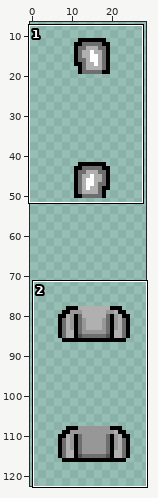
Two versions of one sprite sheet, Tower/Sprites/Player/dot_torsos.png. Above, an overview of the earlier version with the close-up marked.
Close-up. Before the edit:
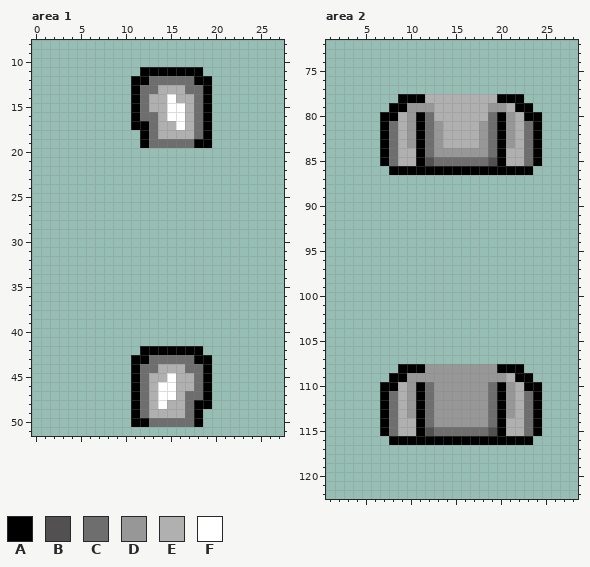
The file is 32x192 pixels. Shown: area 1: x 0..27, y 8..51; area 2: x 1..28, y 72..122. The old version is drawn lined up with the new one. The wide view leaves out empty margins.
Palette (. is transparent): A #000000  B #525050  C #6e6e6e  D #979797  E #b0b0b0  F #ffffff
Pixels before, area 1, first column x 11:
11 .AAAAAAA.
12 AACCCCCAA
13 ACCEEECCA
14 ACEEFEECA
15 ACEEFFECA
16 ACCEFFECA
17 AACEEFECA
18 .ACEEEECA
19 .ACCCCCAA
20 .........
21 .........
22 .........
23 .........
24 .........
25 .........
26 .........
27 .........
28 .........
29 .........
30 .........
31 .........
32 .........
33 .........
34 .........
35 .........
36 .........
37 .........
38 .........
39 .........
40 .........
41 .........
42 .AAAAAAA.
43 AACCCCCAA
44 ACCEEECCA
45 ACEEFEECA
46 ACEFFEECA
47 ACEFFECCA
48 ACEFEECAA
49 ACEEEECA.
50 AACCCCCA.
Pixels before, area 2, first column x 7:
 78 ..AAAEEEEEEEEAAA..
 79 .AADDDEEEEEEDDEAA.
 80 AAEDACEEEEEECADEAA
 81 ACEDACDEEEEDCADECA
 82 ACEDACDEEEEDCADECA
 83 ACEDACDEEEEDCADECA
 84 ACEEACDDDDDDCAEECA
 85 ACEEABCCCCCCBAEECA
 86 .AAAAAAAAAAAAAAAA.
 87 ..................
 88 ..................
 89 ..................
 90 ..................
 91 ..................
 92 ..................
 93 ..................
 94 ..................
 95 ..................
 96 ..................
 97 ..................
 98 ..................
 99 ..................
100 ..................
101 ..................
102 ..................
103 ..................
104 ..................
105 ..................
106 ..................
107 ..................
108 ..AAADDDDDDDDAAA..
109 .AADDDDDDDDDDDEAA.
110 AAEDACDDDDDDCADEAA
111 ACEDACDDDDDDCADECA
112 ACEDACDDDDDDCADECA
113 ACEDACDDDDDDCADECA
114 ACEEACDDDDDDCAEECA
115 ACEEABCCCCCCBAEECA
116 .AAAAAAAAAAAAAAAA.
After:
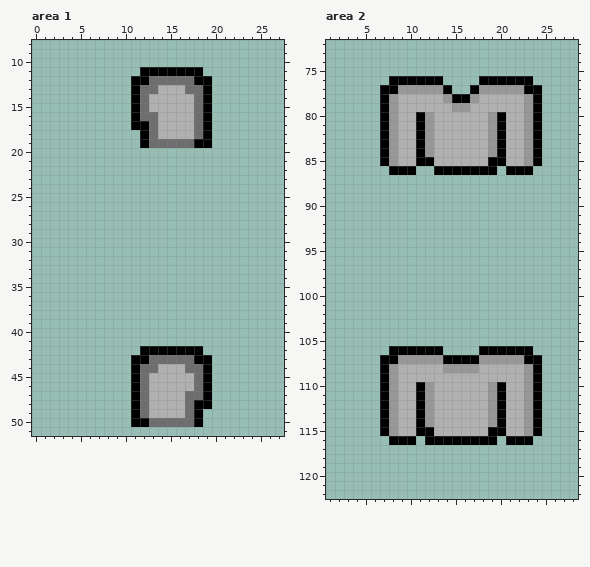
Change:
whole drawing moved by +0,-1 (the old picture is shown already moved)
Area 1:
Colour F becomes colour E in row 14 at x 15; in rows 15 to 16 at x 15 to 16; in row 17 at x 16; in row 45 at x 15; in rows 46 to 47 at x 14 to 15; in row 48 at x 14.
Area 2:
The author put colour A in row 76 at x 8 to 13 and 18 to 23; in row 77 at x 7 to 8, 14, 17 and 23 to 24; in rows 78 to 79 at x 7 and 24; in row 106 at x 8 to 13 and 18 to 23; in row 107 at x 7 to 8, 14 to 17 and 23 to 24; in rows 108 to 109 at x 7 and 24.
Colour B becomes colour A in row 85 at x 12 and 19; in row 115 at x 12 and 19.
Colour E becomes colour A in row 78 at x 15 to 16.
The author put colour D in row 77 at x 9 to 13 and 18 to 22; in row 78 at x 8 and 23; in row 107 at x 9 to 13 and 18 to 22; in row 108 at x 8 and 23.
Colour A becomes colour D in rows 79 to 80 at x 8 and 23; in rows 109 to 110 at x 8 and 23.
Colour C becomes colour D in row 80 at x 12 and 19; in rows 81 to 84 at x 8, 12, 19 and 23; in row 85 at x 8 and 23; in row 110 at x 12 and 19; in rows 111 to 114 at x 8, 12, 19 and 23; in row 115 at x 8 and 23.
Colour E becomes colour D in row 78 at x 14 and 17; in row 79 at x 15 to 16.
Colour A becomes colour E in row 78 at x 9 to 11 and 20 to 22; in row 79 at x 9 and 22; in row 108 at x 9 to 11 and 20 to 22; in row 109 at x 9 and 22.
Colour C becomes colour E in row 85 at x 13 to 18; in row 115 at x 13 to 18.
Colour D becomes colour E in row 79 at x 10 to 12 and 19 to 20; in row 80 at x 10 and 21; in rows 81 to 83 at x 10, 13, 18 and 21; in row 84 at x 13 to 18; in row 108 at x 12 to 13 and 18 to 19; in row 109 at x 10 to 20.
Colour D becomes colour E in rows 110 to 113 at x 10, 13 to 18 and 21; in row 114 at x 13 to 18.
The author cleared colour A in row 86 at x 11 to 12 and 20; in row 116 at x 11 and 20.
Pixel boxes of the changes (left, top, right, bottom) in both close-ups:
changed: (167, 94, 185, 130)
changed: (158, 373, 176, 409)
changed: (380, 76, 542, 175)
changed: (380, 346, 542, 445)
